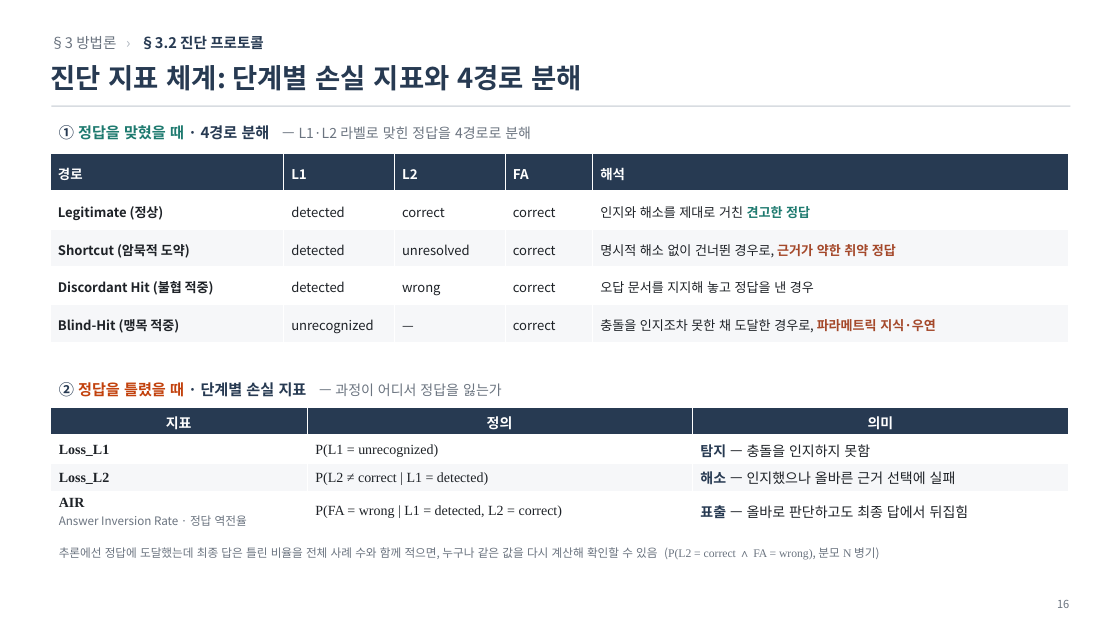
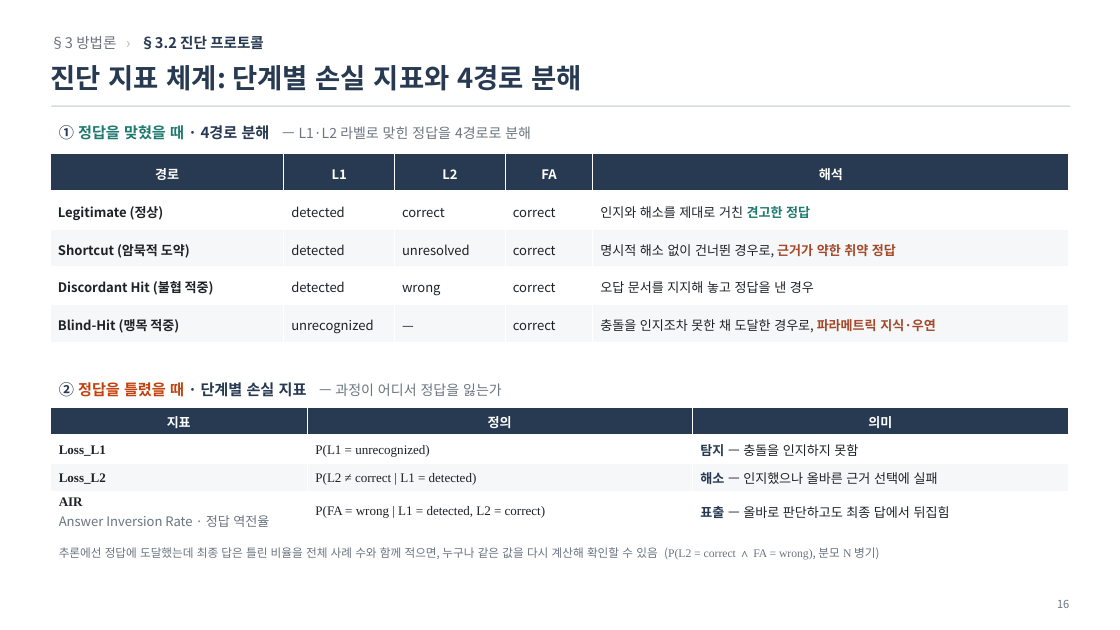
Before and after one commit to jin-ryu/thinkconflict, a slide deck: slide 16 of docs/ThinkConflict_연구보고.pptx. Drawn at 1120x630 pixels with LibreOffice and Linux fonts; fonts in the diff are those of the drawing. Boxes give left, top, right and bottom in pixels: in the first picture for what was removed or moved away, otherwise in the second. Text is boxed around its words. In the diff, an @@ line names an element or a change of style, - is before the commit and + after.

```diff
--- a/docs/ThinkConflict_연구보고.pptx
+++ b/docs/ThinkConflict_연구보고.pptx
@@ table at bbox=[50, 154, 1070, 343] @@
@@ size 11.5 to 11.2 pt in "경로", "L1", "L2", "FA" and 1 more places @@
@@ alignment left to centre @@
@@ table at bbox=[50, 408, 1070, 531] @@
@@ size 12 to 11.2 pt in "지표", "정의", "의미", "Loss_L1" and 8 more places @@
@@ size 10 to 11.2 pt in "Answer Inversion Rate · 정답 역전율" @@
```
Also in this commit, not shown: 10 other slides changed, 2 other files.
